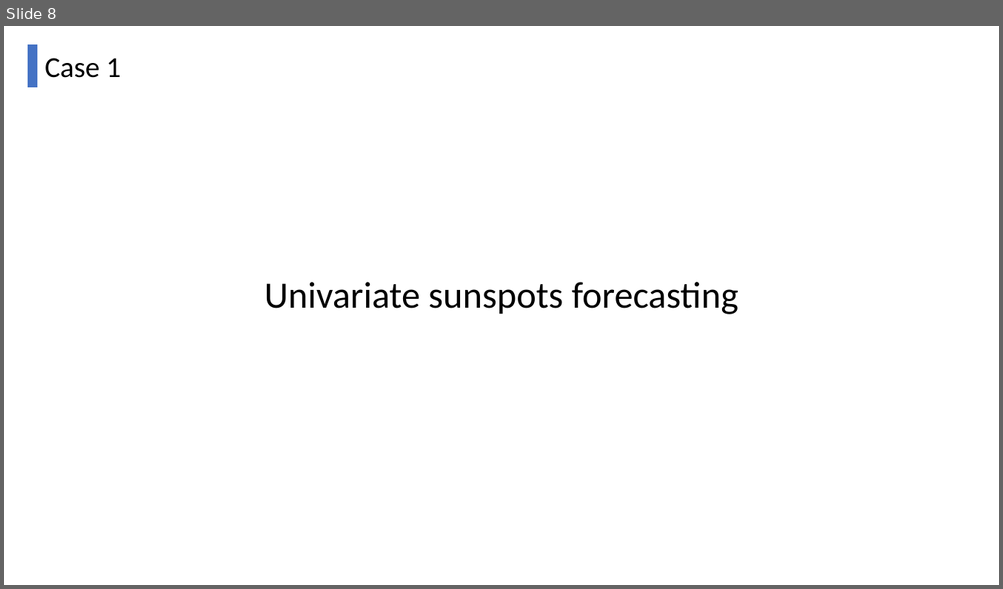
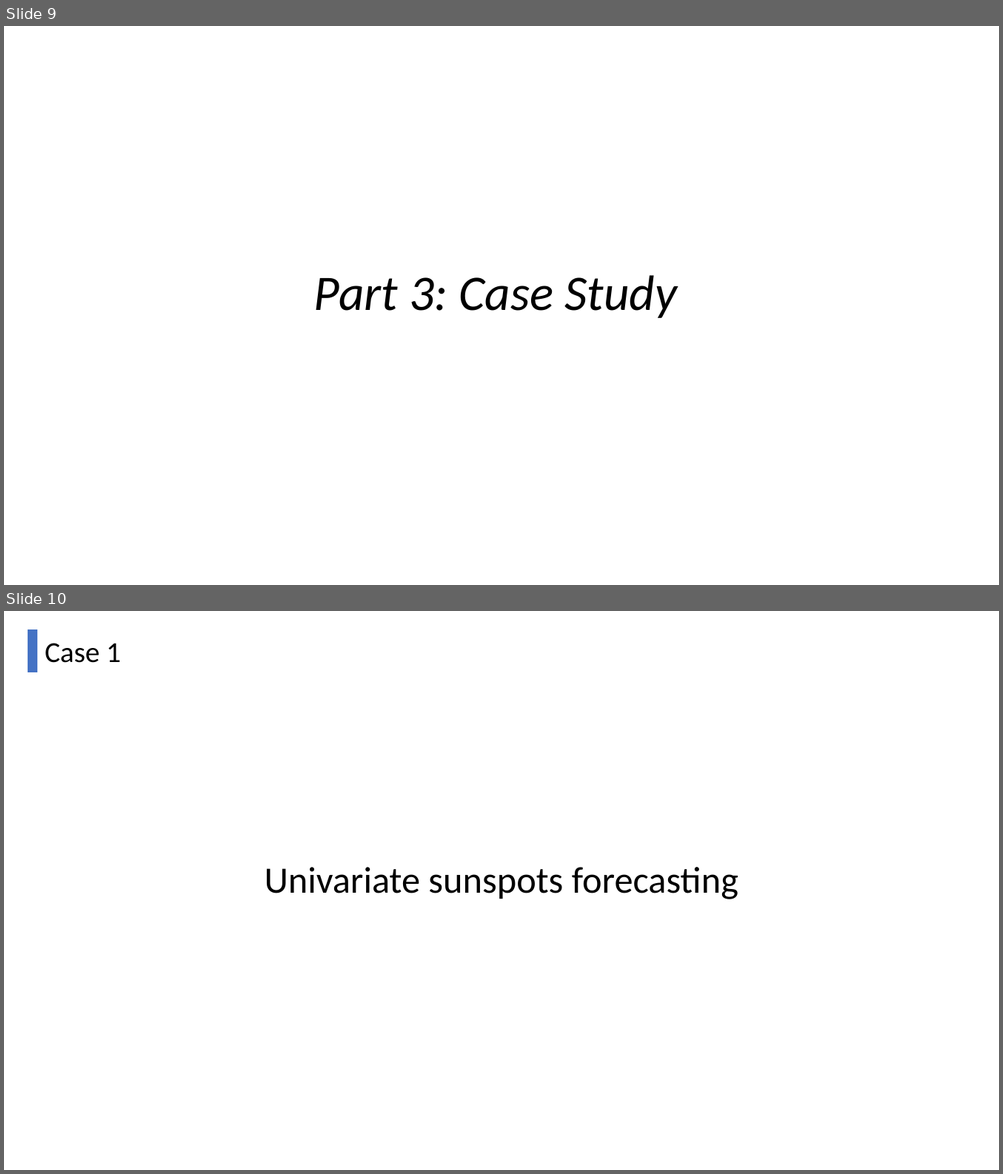
Before and after one commit to CatherineHao/Steerable-time-series-forecast, a slide deck: script(1).pptx. Shown one above the other, each under a label of ours: slide 8 before the commit, slides 9 and 10 after it. The pictures are 1003x589 and 1003x1174 pixels, drawn with LibreOffice and Linux fonts; fonts in the diff are those of the drawing. Boxes give left, top, right and bottom in pixels: in the first picture for what was removed or moved away, otherwise in the second. Text is boxed around its words. In the diff, an @@ line names an element or a change of style, - is before the commit and + after.

```diff
--- a/script(1).pptx
+++ b/script(1).pptx
@@ slide 9 added at <box>4,26,999,585</box>, background #FFFFFF @@
@@ title added at <box>314,275,677,318</box>, 48 pt, text #000000, italic @@
+Part 3: Case Study
@@ what was slide 8 is now slide 10 @@
```
Also in this commit, not shown: 2 slides changed, 3 other slides added, 2 slides removed, 3 other files.
